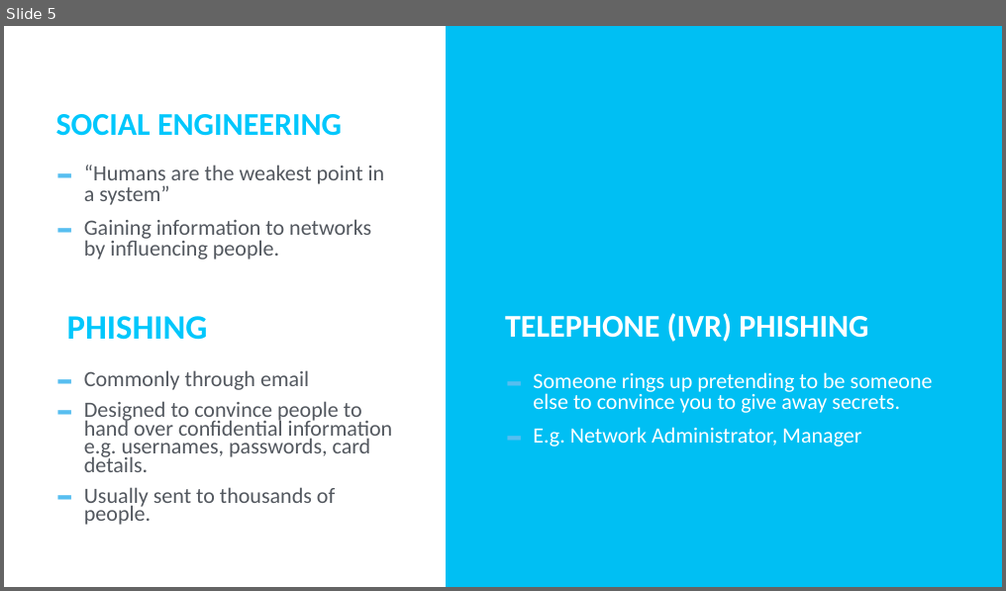
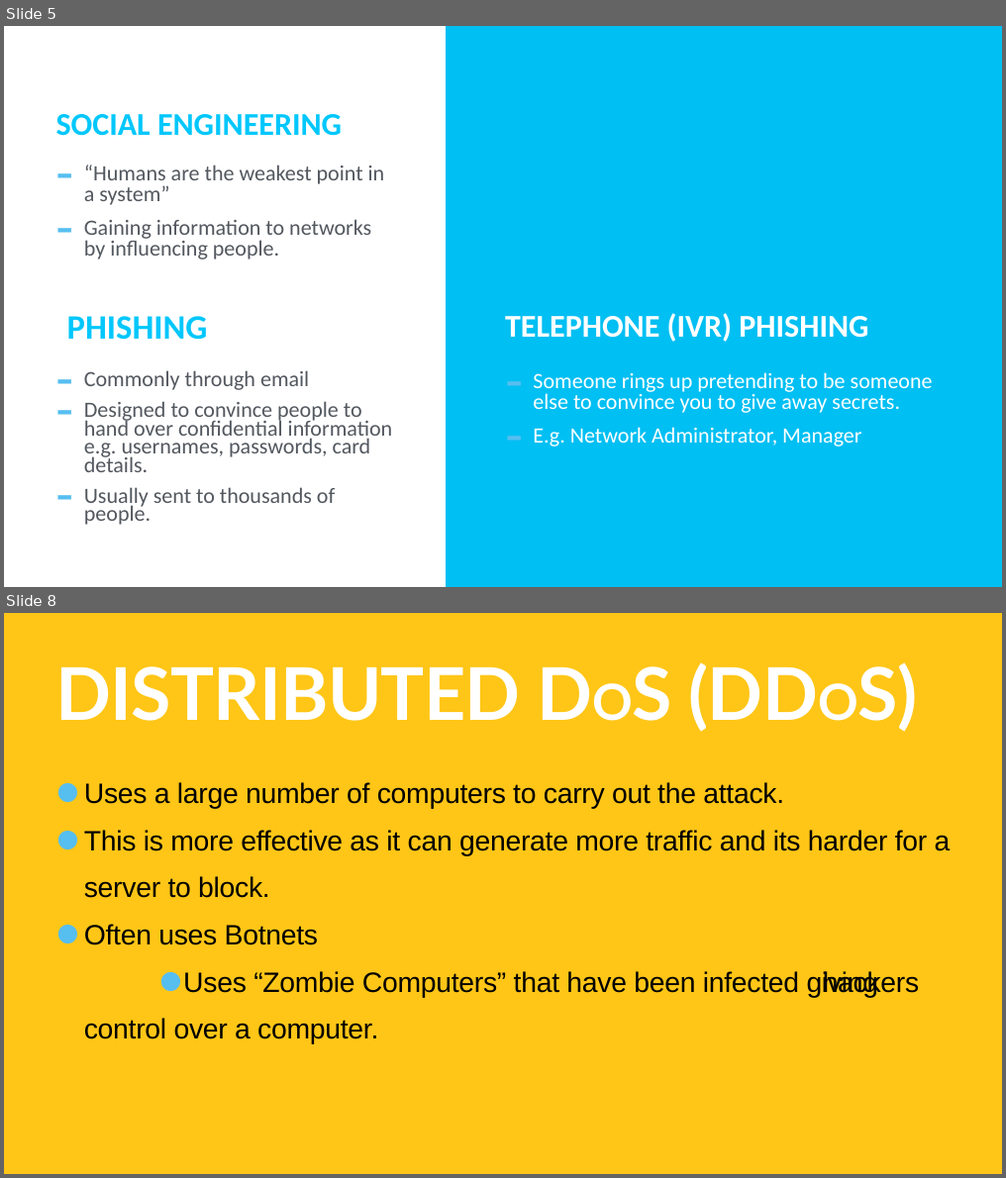
Before and after one commit to TommyWoodley/teaching, a slide deck: Y10/Attacks/AttacksPresentation.pptx. Shown one above the other, each under a label of ours: slide 5 before the commit, slides 5 and 8 after it; the slides between them are not shown. The pictures are 1006x591 and 1006x1178 pixels, drawn with LibreOffice and Linux fonts; fonts in the diff are those of the drawing. Boxes give left, top, right and bottom in pixels: in the first picture for what was removed or moved away, otherwise in the second. Text is boxed around its words. In the diff, an @@ line names an element or a change of style, - is before the commit and + after.

```diff
--- a/Y10/Attacks/AttacksPresentation.pptx
+++ b/Y10/Attacks/AttacksPresentation.pptx
@@ slide 8 added at <box>4,613,1002,1174</box>, background #FFC617 @@
@@ title added at <box>56,666,521,721</box>, 140 pt, text #FFFFFF, bold @@
+DISTRIBUTED DOS (DDOS)
@@ text added at <box>84,782,950,1045</box>, 54 pt, text #000000 @@
+• Uses a large number of computers to carry out the attack.
+• This is more effective as it can generate more traffic and its harder for a server to block.
+• Often uses Botnets
+        • Uses “Zombie Computers” that have been infected giving hackers control over a computer.
```
Also in this commit, not shown: 3 other slides added, 8 slides removed, 1 other file.
